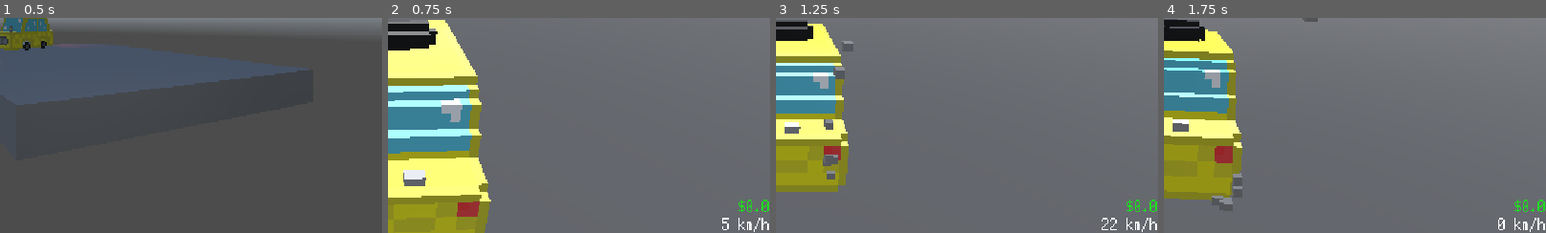
Above: before the commit, frames 1-4 (left to right).
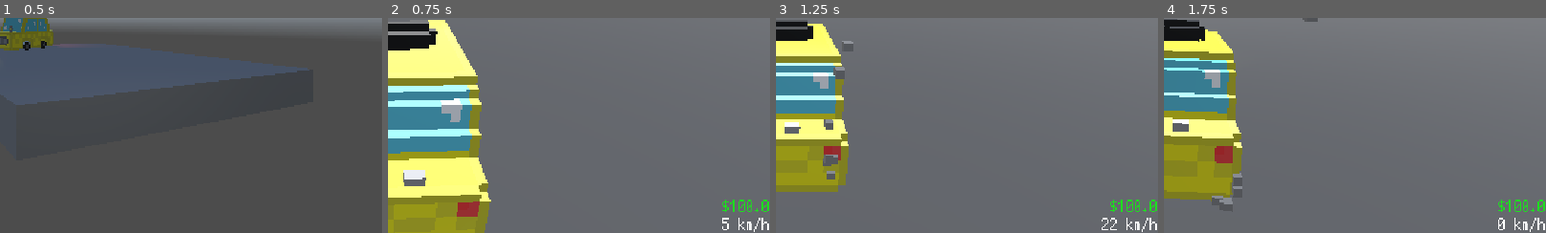
Above: after the commit, the same moments.

Repository: RafaeloxMC/super-taxi-sim
Game: Godot game, scene res://scenes/main_menu.tscn
Two runs of this game, one before a commit and one after it. Both use one fixed random seed, a clock stepped at 60 frames per second and the inputs below. A sky picture missing from this copy of the repository is replaced by a grey-blue gradient.
Inputs:
- Up to frame 1 (0.5 s): no input
- Up to frame 2 (0.75 s): click "Play" at 0.5 s
- Up to frame 3 (1.25 s): no input
- Up to frame 4 (1.75 s): tap Enter at 1.25 s; hold D (steer_right) from 1.28 s (still down); tap Alt at 1.35 s
The pictures show only the part of the screen within x 50-100%, y 50-100%; the shares and areas given below are measured in that part.

Frame 1 is identical in both runs. In frame 2, 0.1% of the frame differs, in the area x 87-94%, y 84-91%; in frame 3, 0.1%; in frame 4, 0.1%.

Commit message:
Set starting money to 100

Diff:
--- a/scripts/game_manager.gd
+++ b/scripts/game_manager.gd
@@ -5,7 +5,7 @@
 var company_name = "Crazy Taxis Co."
 
 var speed: float = 0
-var money: float = 0.0
+var money: float = 100.0
 
 var speed_trap_fine_base = 5.0
 
